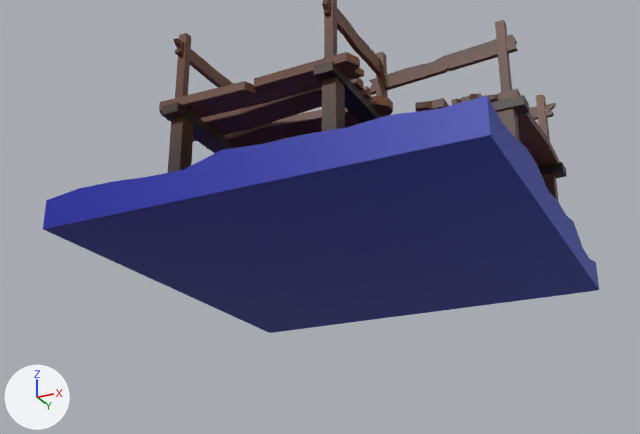
Renders of the FBX model SlidingPuzzle/Assets/Models/BridgeDR.fbx from each side of a commit.
One viewpoint serves both versions: a 50 mm lens placed at (1.69, -3.69, -1.9), pointed at (-0.11, -0.08, -0.27). The axes (+X, +Y, +Z) are drawn at lower left. The lights are the same throughout. Where no turn or scale is listed for an object, it has been applied to the vertices.

The older version as bpy lines, for what is in view:
```python
me_cube_006 = bpy.data.meshes.new('Cube.006')
me_cube_006.from_pydata(...)  # 1308 vertices, 1217 faces; spans x -1.0..1.0, y -1.0..1.0, z -0.5..0.36
me_cube_006.materials.append(mat_usable)  # picture img_imphenziapalette01_256_gradient_png
ob_bridgedr = bpy.data.objects.new('BridgeDR', me_cube_006)
ob_bridgedr.location = (0.0, 0.0, 0.0)
```
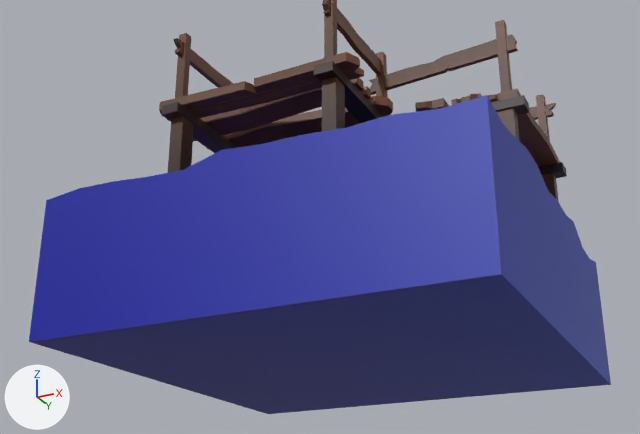
Pixel boxes (x1, y1, x2, y2) of what changed, in the pictures (640 x 434 px; the box of a moved part takes in the faces that stretch with it):
'BridgeDR', reshaped: before (43, 0, 599, 333); after (29, 0, 611, 414)
part 1 of me_cube_006, moved or reshaped: before (43, 132, 599, 333); after (29, 132, 611, 414)

Patch to the scene script:
```diff
--- a/SlidingPuzzle/Assets/Models/BridgeDR.fbx.py
+++ b/SlidingPuzzle/Assets/Models/BridgeDR.fbx.py
@@ me_cube_006 @@
 me_cube_006.from_pydata(...)  # 1308 vertices, 1217 faces; spans x -1.0..1.0, y -1.0..1.0, z -0.5..0.36
 # used by ob_bridgedr; location = (0.0, 0.0, 0.0)
+# me_cube_006 part 1: all 144 vertices in x -1.0..1.0, y -1.0..1.0, z -0.5 are moved by (0.0, 0.0, -0.5)
 me_cube_006.materials.append(mat_usable)
```
